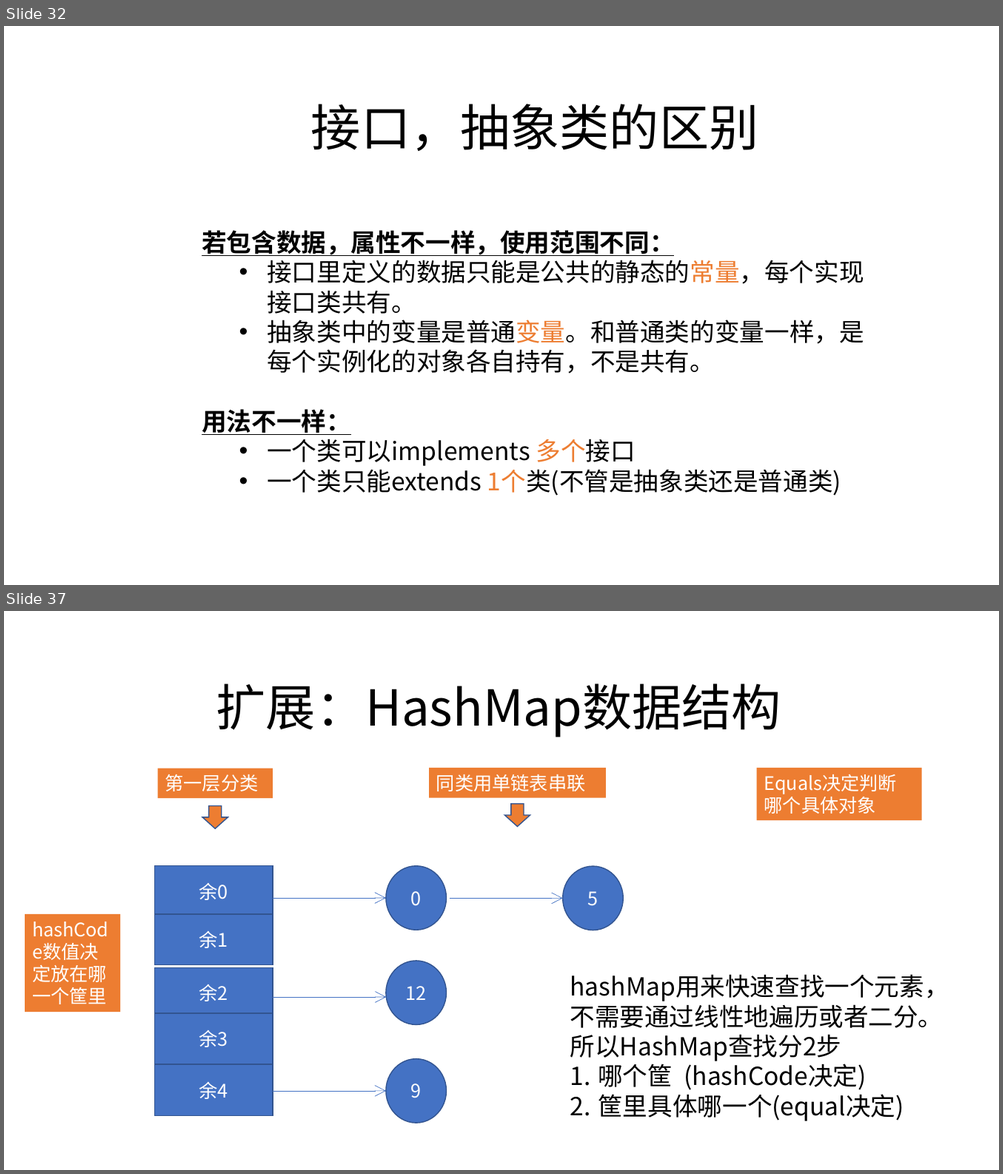
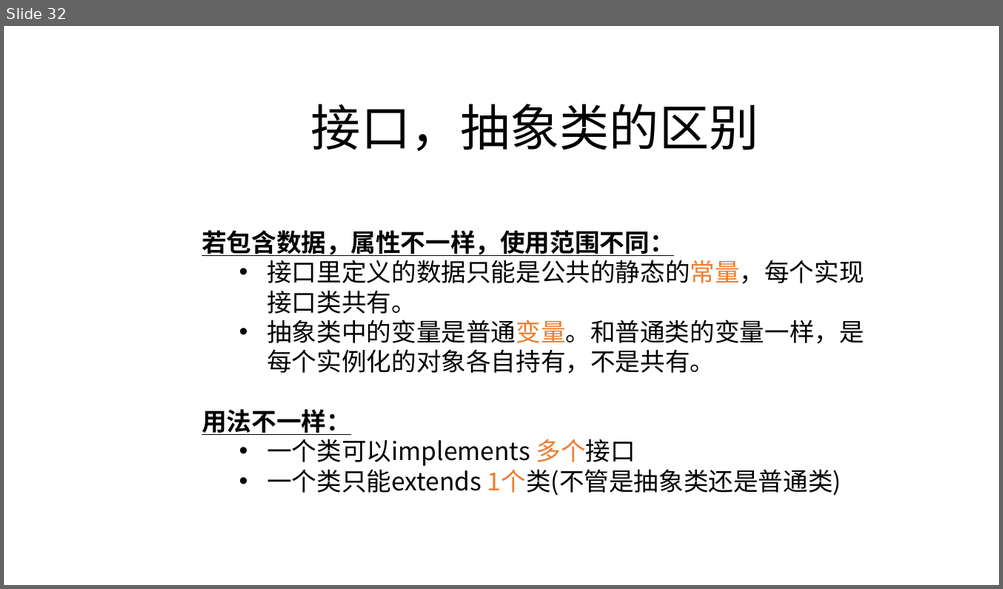
Before and after one commit to zjyesir/hmc_java_1, a slide deck: ppt/12.抽象类和接口.pptx. Shown one above the other, each under a label of ours: slides 32 and 37 before the commit, slide 32 after it; the slides between them are not shown. The pictures are 1003x1174 and 1003x589 pixels, drawn with LibreOffice and Linux fonts; fonts in the diff are those of the drawing; background and template pictures are left out. Boxes give left, top, right and bottom in pixels: in the first picture for what was removed or moved away, otherwise in the second. Text is boxed around its words. In the diff, an @@ line names an element or a change of style, - is before the commit and + after.

```diff
--- a/ppt/12.抽象类和接口.pptx
+++ b/ppt/12.抽象类和接口.pptx
@@ slide 37 removed at [4,611,999,1170], background picture (left out) @@
@@ text removed at [216,684,781,738] @@
-扩展：HashMap数据结构
@@ rectangle removed at [158,769,273,798] @@
-第一层分类
@@ rectangle removed at [430,768,606,797] @@
-同类用单链表串联
@@ rectangle removed at [757,768,922,820] @@
-Equals决定判断哪个具体对象
@@ down arrow removed at [202,806,227,829] @@
@@ down arrow removed at [505,804,530,827] @@
@@ rectangle removed at [155,866,273,917] @@
-余0
@@ ellipse removed at [386,866,447,931] @@
-0
@@ ellipse removed at [563,866,623,931] @@
-5
@@ arrow removed from (273, 898) to (386, 898) @@
@@ arrow removed from (449, 898) to (563, 898) @@
@@ rectangle removed at [25,914,120,1012] @@
-hashCode数值决定放在哪一个筐里
@@ rectangle removed at [155,914,273,965] @@
-余1
@@ ellipse removed at [386,961,447,1025] @@
-12
@@ rectangle removed at [155,968,273,1019] @@
-余2
@@ text removed at [570,974,949,1122] @@
-hashMap用来快速查找一个元素，不需要通过线性地遍历或者二分。
-所以HashMap查找分2步
-1. 哪个筐 (hashCode决定)
-2. 筐里具体哪一个(equal决定)
@@ arrow removed from (273, 997) to (386, 997) @@
@@ rectangle removed at [155,1014,273,1065] @@
-余3
@@ rectangle removed at [155,1065,273,1116] @@
-余4
@@ ellipse removed at [386,1059,447,1124] @@
-9
@@ arrow removed from (273, 1091) to (386, 1091) @@
```
Also in this commit, not shown: 18 other slides removed.
